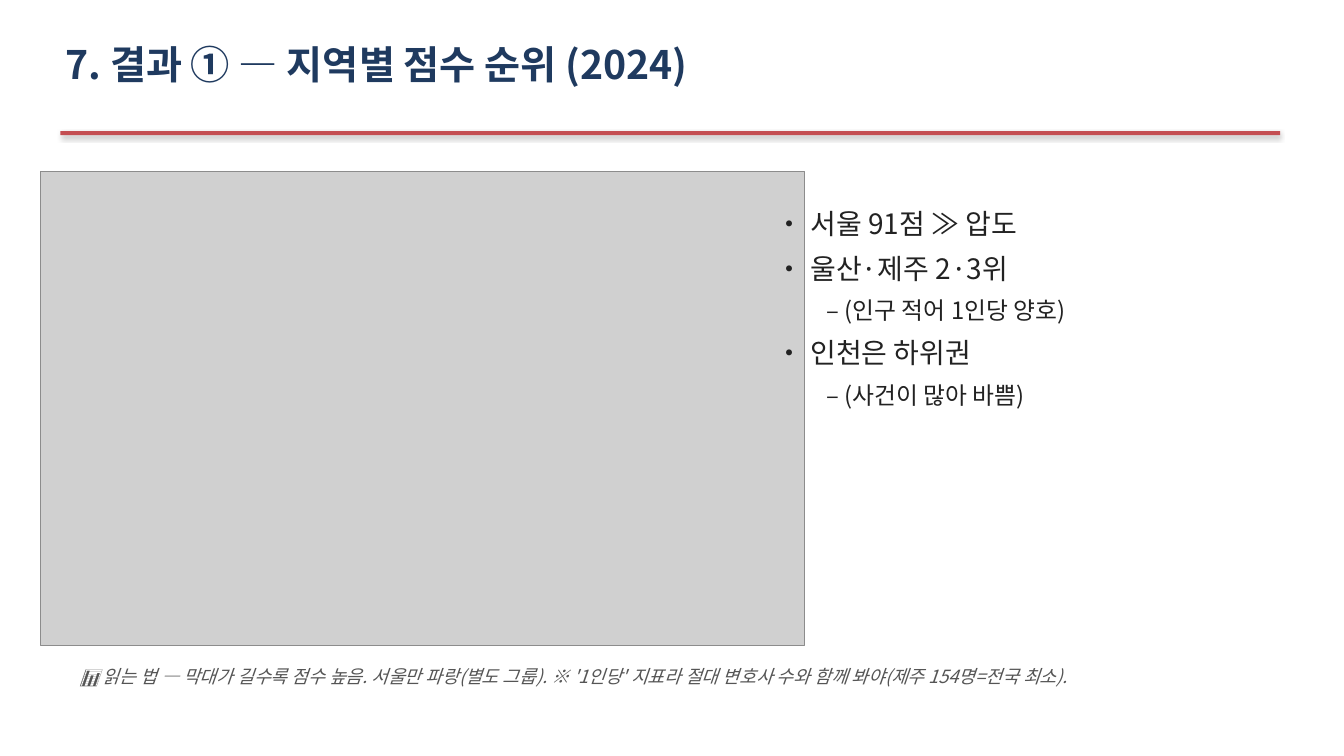
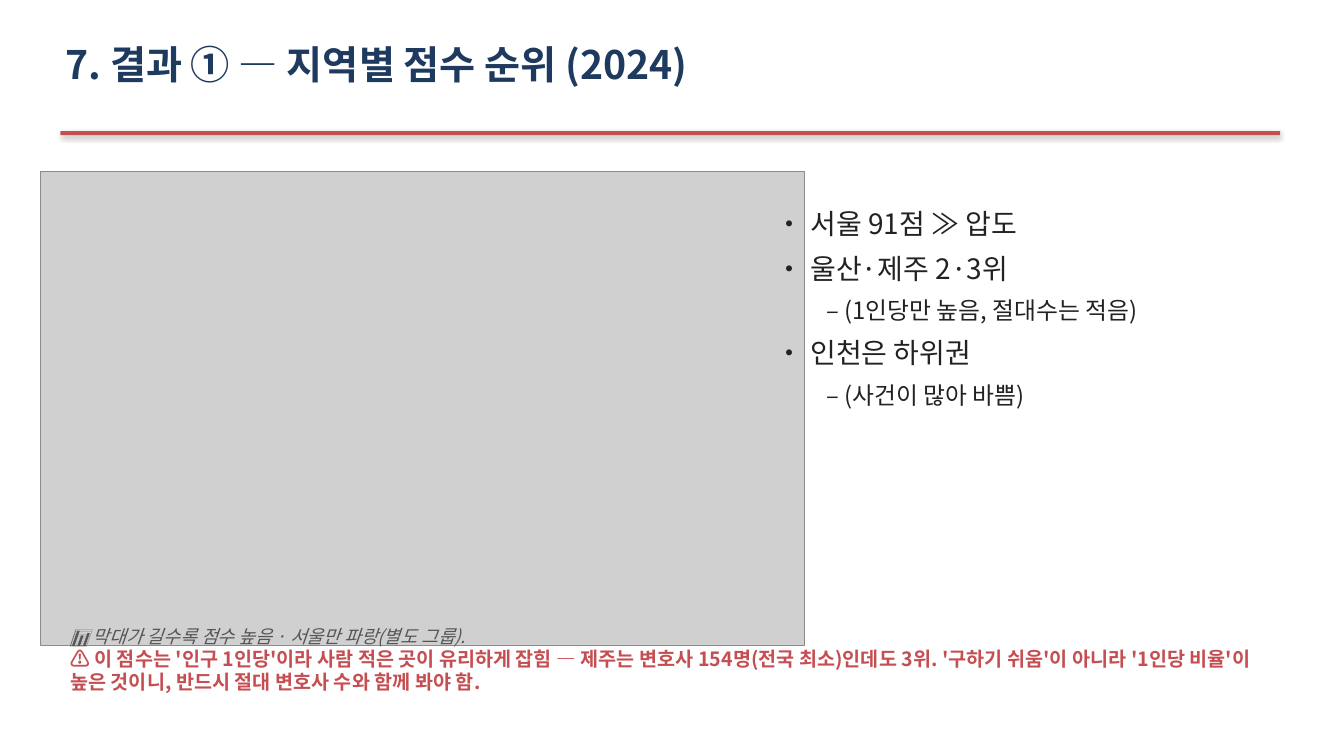
Before and after one commit to Allenkeem/llai-project, a slide deck: slide 11 of reports/발표자료.pptx. Drawn at 1344x756 pixels with LibreOffice and Linux fonts; fonts in the diff are those of the drawing; grey boxes stand for pictures. Boxes give left, top, right and bottom in pixels: in the first picture for what was removed or moved away, otherwise in the second. Text is boxed around its words. In the diff, an @@ line names an element or a change of style, - is before the commit and + after.

```diff
--- a/reports/발표자료.pptx
+++ b/reports/발표자료.pptx
@@ text at <box>844,299,1138,324</box>: text changed @@
-  – (인구 적어 1인당 양호)
+  – (1인당만 높음, 절대수는 적음)
@@ text at <box>70,628,1251,693</box>: text changed; size 13 to 14 pt; text colour #555555 to #C44E52; bold on; italic off @@
-📊 읽는 법 — 막대가 길수록 점수 높음. 서울만 파랑(별도 그룹). ※ '1인당' 지표라 절대 변호사 수와 함께 봐야(제주 154명=전국 최소).
+📊 막대가 길수록 점수 높음 · 서울만 파랑(별도 그룹).
+⚠️ 이 점수는 '인구 1인당'이라 사람 적은 곳이 유리하게 잡힘 — 제주는 변호사 154명(전국 최소)인데도 3위. '구하기 쉬움'이 아니라 '1인당 비율'이 높은 것이니, 반드시 절대 변호사 수와 함께 봐야 함.
```
